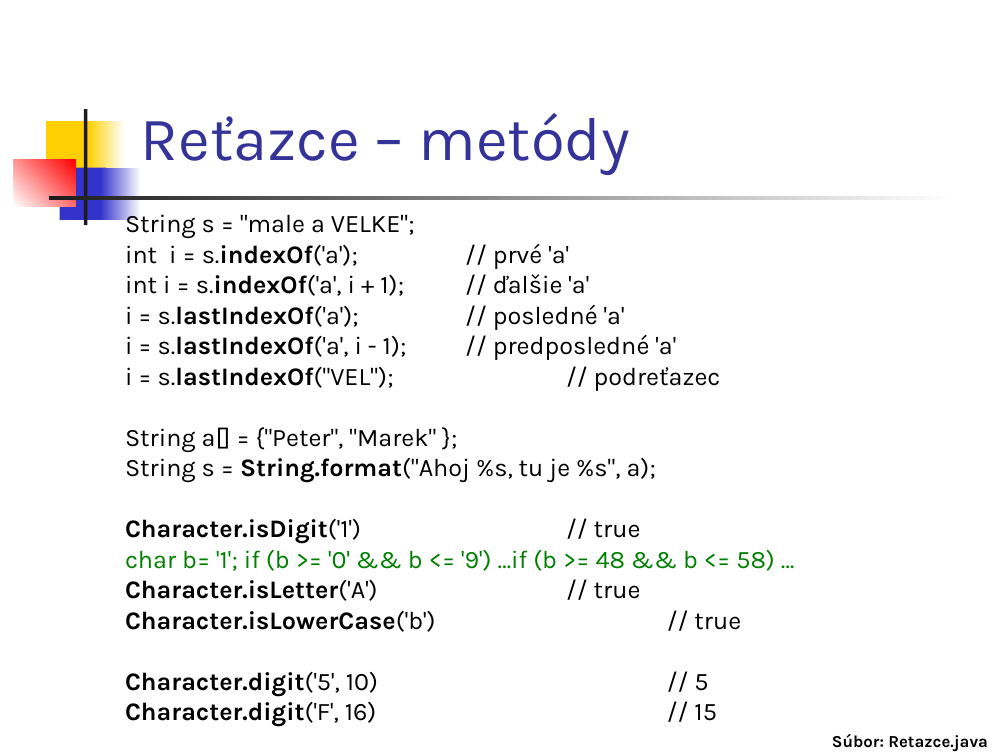
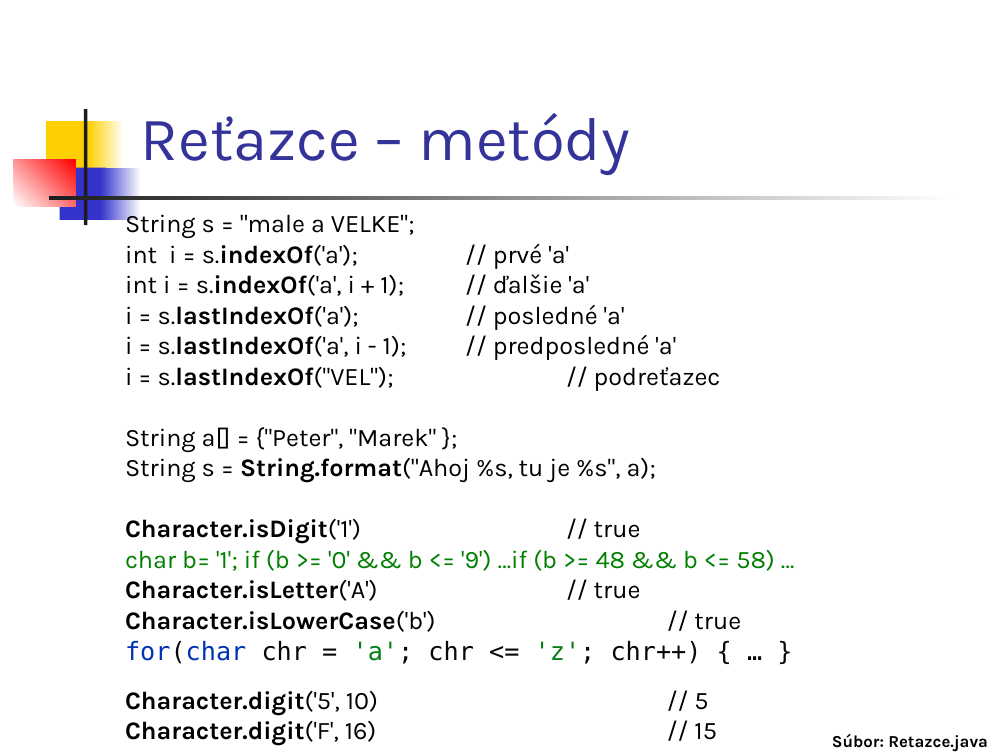
Before and after one commit to Programovanie4/Prednasky, a slide deck: slide 20 of 02/02_java.ppt (slide 19 before the commit). Drawn at 1008x756 pixels with LibreOffice and Linux fonts; fonts in the diff are those of the drawing. Boxes give left, top, right and bottom in pixels: in the first picture for what was removed or moved away, otherwise in the second. Text is boxed around its words. In the diff, an @@ line names an element or a change of style, - is before the commit and + after.

```diff
--- a/02/02_java.ppt
+++ b/02/02_java.ppt
@@ text at <box>125,641,702,664</box>: paragraph added @@
+for(char chr = 'a'; chr <= 'z'; chr++) { … }
```
Also in this commit, not shown: 11 other slides changed, 1 slide added, 1 other file.
